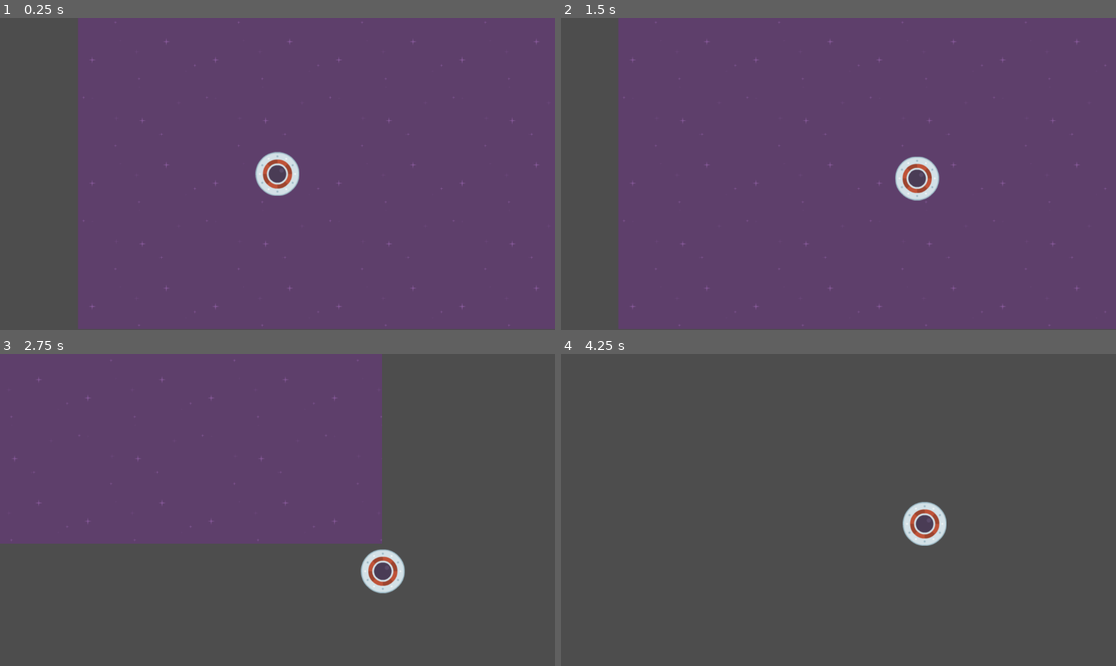
Above: before the commit, frames 1-4 (two rows, left to right).
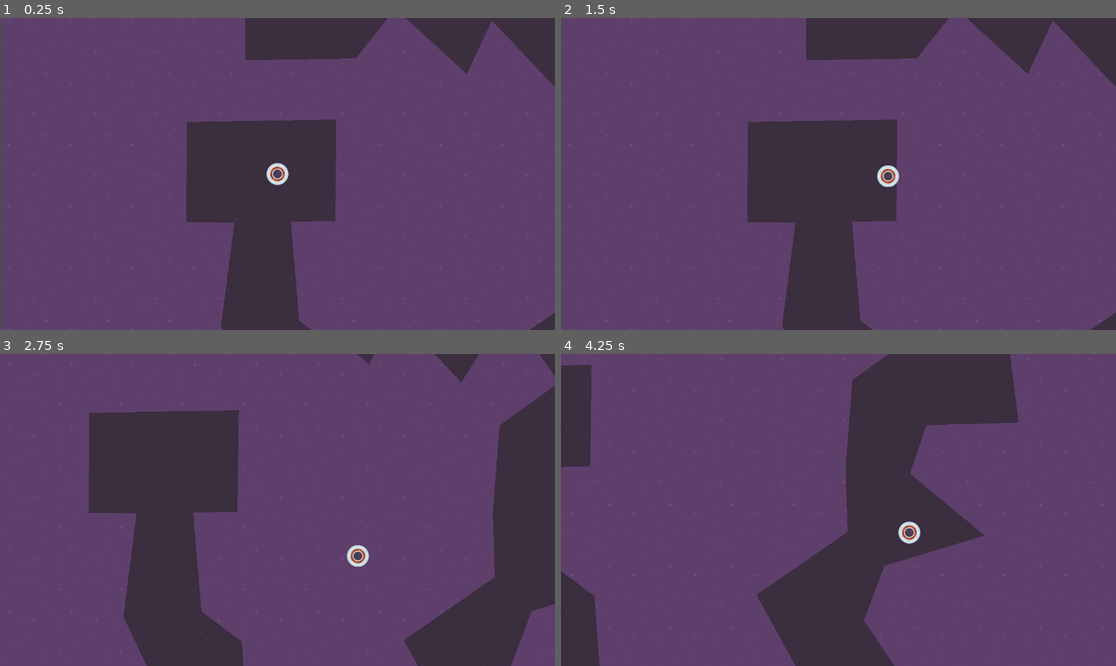
Above: after the commit, the same moments.

Repository: vslayer34/Speedy-Saucer
Game: Godot game, scene res://level_1.tscn
Two runs of this game, one before a commit and one after it. Both use one fixed random seed, a clock stepped at 60 frames per second and the inputs below.
Inputs:
- Up to frame 1 (0.25 s): no input
- Up to frame 2 (1.5 s): tap Enter at 0.5 s; hold Right (move_right) 0.53-1.28 s; hold Down (move_down) from 1.28 s (still down)
- Up to frame 3 (2.75 s): release Down (move_down) at 2.03 s; hold Right (move_right) from 2.03 s (still down)
- Up to frame 4 (4.25 s): release Right (move_right) at 2.78 s; hold Up (move_up) 2.78-3.53 s; hold Left (move_left) from 3.53 s (still down)

The runs differ from the first frame. In frame 1, 33% of the frame differs, in the area x 0-100%, y 0-100%; in frame 2, 30%; in frame 3, 68%; in frame 4, 100%.

Commit message:
added maze level and zoomed out the camera abit

Diff:
--- a/level_1.tscn
+++ b/level_1.tscn
@@ -1,18 +1,23 @@
-[gd_scene load_steps=4 format=3 uid="uid://dkhrha4qsu4ld"]
+[gd_scene load_steps=5 format=3 uid="uid://dkhrha4qsu4ld"]
 
 [ext_resource type="Texture2D" uid="uid://bupx2pbt8bvpf" path="res://Assets/Background/purple.png" id="1_qln5c"]
 [ext_resource type="Script" path="res://Scripts/level.gd" id="1_w4w0m"]
 [ext_resource type="PackedScene" uid="uid://cxspohjq0gya0" path="res://player.tscn" id="2_klwd8"]
+[ext_resource type="PackedScene" uid="uid://d3xyb1gcvpyra" path="res://maze.tscn" id="4_hcec2"]
 
 [node name="Level1" type="Node2D"]
 script = ExtResource("1_w4w0m")
 
 [node name="Background" type="TextureRect" parent="."]
 z_index = -10
-offset_right = 1152.0
-offset_bottom = 648.0
+offset_left = -731.0
+offset_top = -908.0
+offset_right = 2967.0
+offset_bottom = 2261.0
 texture = ExtResource("1_qln5c")
 stretch_mode = 1
 
 [node name="Player" parent="." instance=ExtResource("2_klwd8")]
 position = Vector2(414, 326)
+
+[node name="Maze" parent="." instance=ExtResource("4_hcec2")]
--- /dev/null
+++ b/maze.tscn
@@ -0,0 +1,15 @@
+[gd_scene load_steps=2 format=3 uid="uid://d3xyb1gcvpyra"]
+
+[ext_resource type="Texture2D" uid="uid://bfb51ir2ev8gq" path="res://Assets/Background/darkPurple.png" id="1_c6roq"]
+
+[node name="Maze" type="Area2D"]
+z_index = -5
+position = Vector2(369, 298)
+
+[node name="CollisionPolygon2D" type="CollisionPolygon2D" parent="."]
+polygon = PackedVector2Array(101, 227, 135, 637, 302, 762, 322, 1034, 373, 1412, 803, 1309, 1192, 1153, 975, 757, 1353, 495, 1345, 223, 1373, -135, 1620, -314, 1406, -621, 1214, -314, 935, -610, 831, -387, 534, -659, 370, -452, -89, -445, -86, -959, 297, -949, 457, -884, 552, -924, 706, -825, 864, -1035, 1181, -735, 1310, -1065, 1774, -762, 2016, -339, 2063, 41, 1680, 52, 1612, 253, 1922, 510, 1506, 636, 1421, 863, 1589, 1115, 1380, 1355, 935, 1523, 340, 1610, -182, 1470, -28, 999, -189, 659, -134, 230, -333, 227, -331, -188, 290, -198, 285, 223)
+
+[node name="Polygon2D" type="Polygon2D" parent="."]
+texture_repeat = 2
+texture = ExtResource("1_c6roq")
+polygon = PackedVector2Array(101, 227, 135, 637, 302, 762, 322, 1034, 373, 1412, 803, 1309, 1192, 1153, 975, 757, 1353, 495, 1345, 223, 1373, -135, 1620, -314, 1406, -621, 1214, -314, 935, -610, 831, -387, 534, -659, 370, -452, -89, -445, -86, -959, 297, -949, 457, -884, 552, -924, 706, -825, 864, -1035, 1181, -735, 1310, -1065, 1774, -762, 2016, -339, 2063, 41, 1680, 52, 1612, 253, 1922, 510, 1506, 636, 1421, 863, 1589, 1115, 1380, 1355, 935, 1523, 340, 1610, -182, 1470, -28, 999, -189, 659, -134, 230, -333, 227, -331, -188, 290, -198, 285, 223)
--- a/player.tscn
+++ b/player.tscn
@@ -17,6 +17,7 @@
 shape = SubResource("CircleShape2D_oxsvk")
 
 [node name="Camera2D" type="Camera2D" parent="."]
+zoom = Vector2(0.5, 0.5)
 process_callback = 0
 position_smoothing_enabled = true
 drag_horizontal_enabled = true
